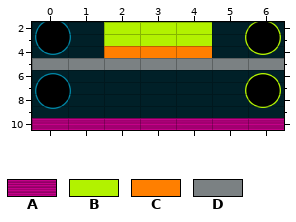
A Tiled map gets an edit: Impact/Impact.iOS/Content/Levels/level005.tmx. The picture above is the old version.
Cells are 114x38 px. Shown: x 0..6, y 2..10.
Key: from "Bricks": A 3 "Brick-B2", B 4 "Brick-C1", C 6 "Brick-D1", D 8 "Brick-E1".
_ is an empty cell.
Layers that did not change in this view are not listed.
Layer "Bricks" before, first column x 0:
 2 __BBB__
 3 __BBB__
 4 __CCC__
 5 DDDDDDD
 6 _______
 7 _______
 8 _______
 9 _______
10 AAAAAAA
Once edited:
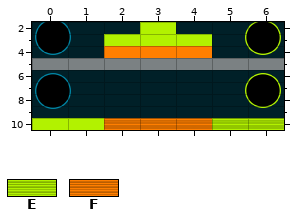
Further tiles: from "Bricks": E 5 "Brick-C2", F 7 "Brick-D2".
Edits made:
Layer "Bricks":
The author changed tile A to tile B in row 10 at x 0 to 1.
The author changed tile A to tile E in row 10 at x 5 to 6.
The author changed tile A to tile F in row 10 at x 2 to 4.
Tile B is gone in row 2 at x 2 and 4.
Where, in picture pixels (left, top, right, bottom), the same in both pictures:
removed: (104, 22, 140, 34)
removed: (176, 22, 212, 34)
changed: (32, 118, 284, 130)
